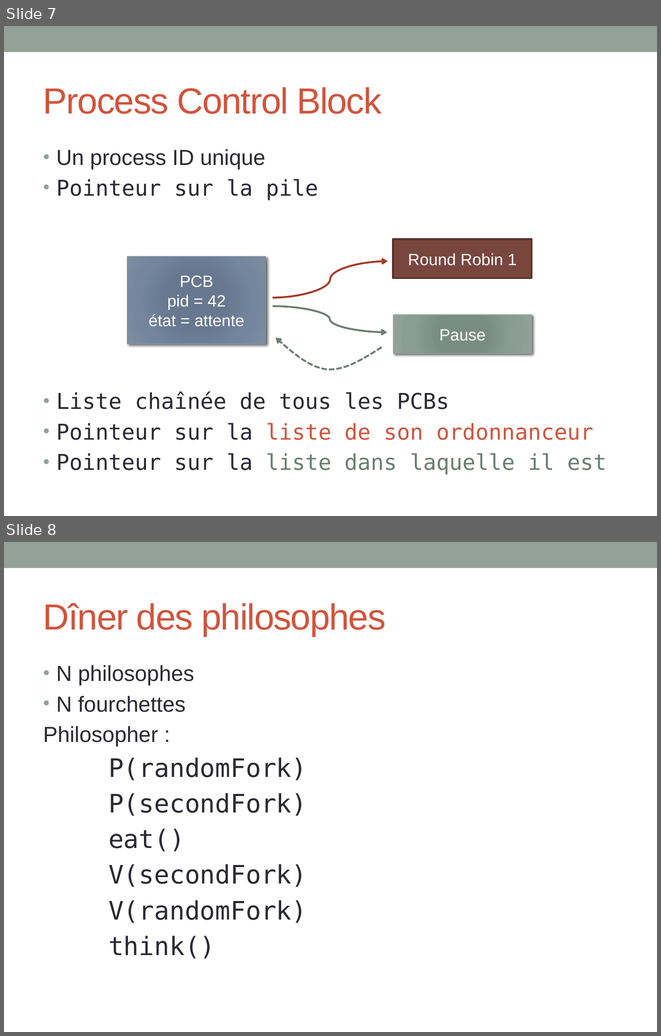
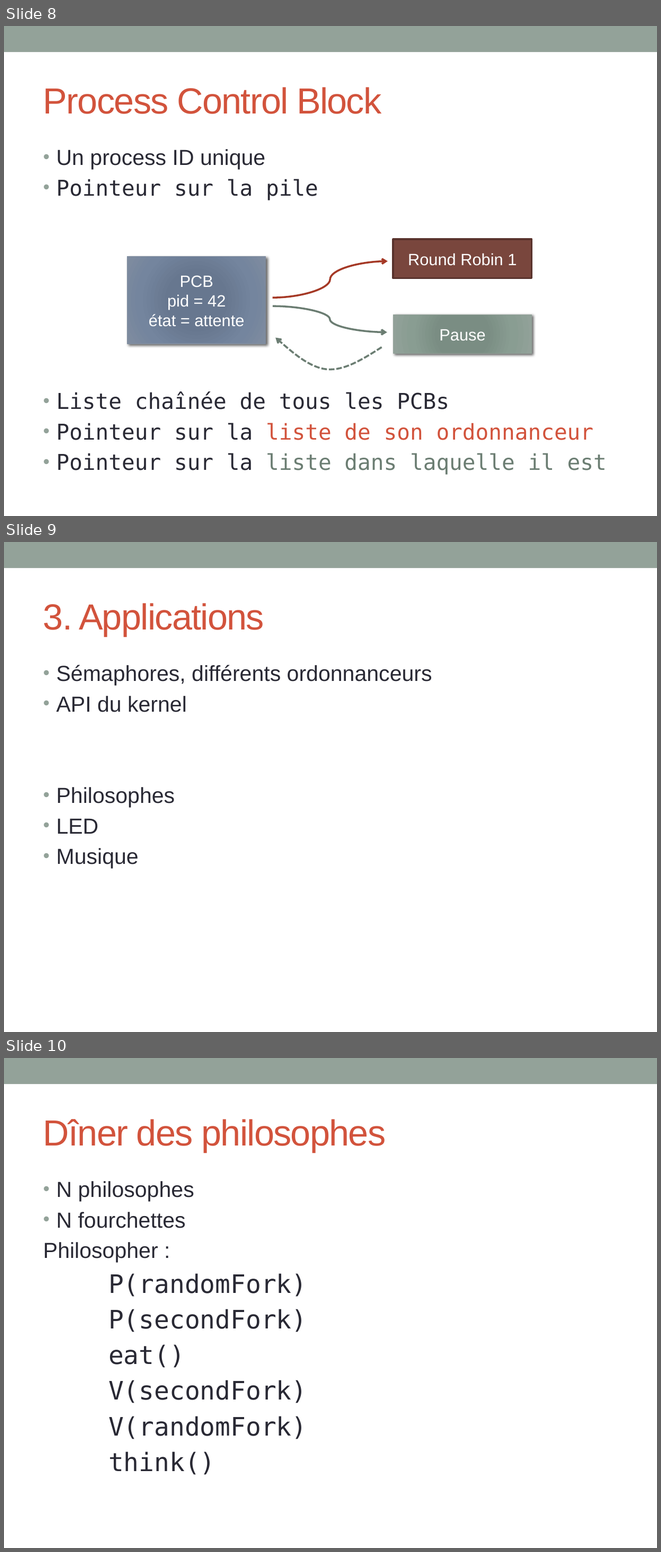
Before and after one commit to INSA-4IF-H4404-2013-2014/RaspiKernel, a slide deck: ppt/presentation.pptx. Shown one above the other, each under a label of ours: slides 7 and 8 before the commit, slides 8, 9 and 10 after it. The pictures are 661x1036 and 661x1552 pixels, drawn with LibreOffice and Linux fonts; fonts in the diff are those of the drawing. Boxes give left, top, right and bottom in pixels: in the first picture for what was removed or moved away, otherwise in the second. Text is boxed around its words. In the diff, an @@ line names an element or a change of style, - is before the commit and + after.

```diff
--- a/ppt/presentation.pptx
+++ b/ppt/presentation.pptx
@@ slide 9 added at (x1=4, y1=542, x2=657, y2=1032), background #FFFFFF; not listed: 1 template element that a slide beside it also shows @@
@@ title added at (x1=43, y1=603, x2=264, y2=636), 40 pt, text #D2533C @@
+3. Applications
@@ text added at (x1=56, y1=664, x2=432, y2=868), 24 pt, text #292934 @@
+• Sémaphores, différents ordonnanceurs
+• API du kernel
+• Philosophes
+• LED
+• Musique
@@ what was slide 7 is now slide 8 @@
@@ what was slide 8 is now slide 10 @@
```
Also in this commit, not shown: 2 slides changed, 1 other slide added.
